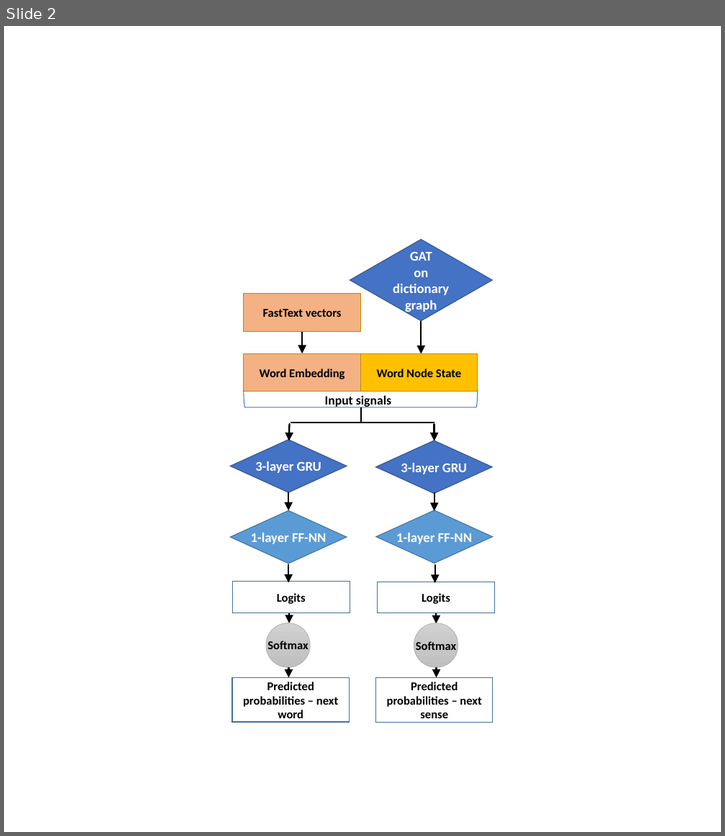
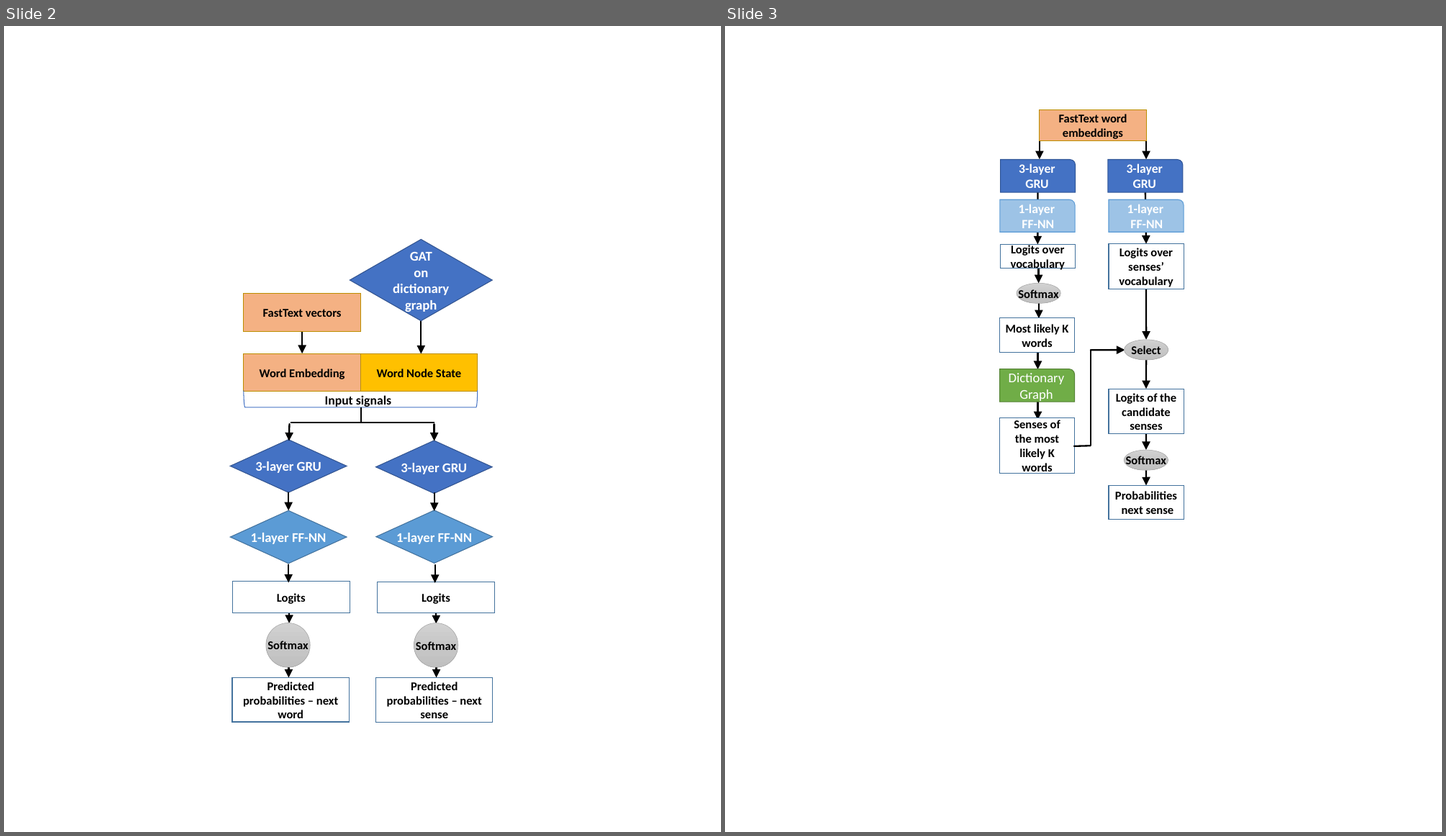
Before and after one commit to AndreaLK3/Multi-sense-LM, a slide deck: Media/SenseArchitecture.pptx. Shown side by side, each under a label of ours: slide 2 before the commit, slides 2 and 3 after it. The pictures are 725x836 and 1446x836 pixels, drawn with LibreOffice and Linux fonts; fonts in the diff are those of the drawing. Boxes give left, top, right and bottom in pixels: in the first picture for what was removed or moved away, otherwise in the second. Text is boxed around its words. In the diff, an @@ line names an element or a change of style, - is before the commit and + after.

```diff
--- a/Media/SenseArchitecture.pptx
+++ b/Media/SenseArchitecture.pptx
@@ slide 3 added at <box>725,26,1442,832</box>, background #FFFFFF @@
@@ rectangle added at <box>1039,110,1147,140</box>, fill #F4B183, outline #BD8E00 1 pt, 16 pt, text #000000, bold @@
+FastText word embeddings
@@ arrow added from (1040, 110) to (1040, 159), #000000 2.25 pt @@
@@ arrow added from (1146, 110) to (1146, 159), #000000 2.25 pt @@
@@ round rect added at <box>1001,159,1075,192</box>, fill #4472C4, outline #2F5597 1 pt, 17 pt, text #FFFFFF, bold @@
+3-layer
+GRU
@@ round rect added at <box>1108,159,1183,192</box>, fill #4472C4, outline #2F5597 1 pt, 17 pt, text #FFFFFF, bold @@
+3-layer
+GRU
@@ arrow added from (1038, 193) to (1037, 244), #000000 2.25 pt @@
@@ arrow added from (1145, 193) to (1146, 244), #000000 2.25 pt @@
@@ round rect added at <box>1000,200,1075,232</box>, fill #9DC3E6, outline #5B9BD5 1 pt, 17 pt, text #FFFFFF, bold @@
+1-layer
+FF-NN
@@ round rect added at <box>1109,200,1184,232</box>, fill #9DC3E6, outline #5B9BD5 1 pt, 17 pt, text #FFFFFF, bold @@
+1-layer
+FF-NN
@@ rectangle added at <box>1001,244,1075,269</box>, fill #FFFFFF, outline #43739E 1 pt, 16 pt, text #000000, bold @@
+Logits over vocabulary
@@ rectangle added at <box>1109,244,1184,289</box>, fill #FFFFFF, outline #43739E 1 pt, 16 pt, text #000000, bold @@
+Logits over senses’ vocabulary
@@ ellipse added at <box>1017,284,1061,304</box>, fill gradient #D2D2D2 to #C8C8C8 to #C0C0C0, outline #A5A5A5 0.5 pt, 16 pt, text #000000, bold @@
+Softmax
@@ arrow added from (1039, 265) to (1039, 284), #000000 2.25 pt @@
@@ arrow added from (1039, 301) to (1039, 318), #000000 2.25 pt @@
@@ arrow added from (1146, 289) to (1146, 340), #000000 2.25 pt @@
@@ rectangle added at <box>1000,318,1075,353</box>, fill #FFFFFF, outline #43739E 1 pt, 16 pt, text #000000, bold @@
+Most likely K words
@@ ellipse added at <box>1124,340,1169,361</box>, fill gradient #D2D2D2 to #C8C8C8 to #C0C0C0, outline #A5A5A5 0.5 pt, 16 pt, text #000000, bold @@
+Select
@@ round rect added at <box>1000,369,1075,402</box>, fill #70AD47, outline #548235 1 pt, 18 pt, text #FFFFFF @@
+Dictionary Graph
@@ arrow added from (1038, 352) to (1038, 369), #000000 2.25 pt @@
@@ arrow added from (1091, 351) to (1125, 351), #000000 2.25 pt @@
@@ line added from (1091, 446) to (1091, 351), #000000 2.25 pt @@
@@ arrow added from (1146, 360) to (1146, 389), #000000 2.25 pt @@
@@ rectangle added at <box>1109,389,1184,434</box>, fill #FFFFFF, outline #43739E 1 pt, 16 pt, text #000000, bold @@
+Logits of the candidate senses
@@ arrow added from (1038, 403) to (1038, 421), #000000 2.25 pt @@
@@ rectangle added at <box>1000,418,1075,474</box>, fill #FFFFFF, outline #43739E 1 pt, 16 pt, text #000000, bold @@
+Senses of the most likely K words
@@ arrow added from (1146, 434) to (1146, 451), #000000 2.25 pt @@
@@ line added from (1074, 446) to (1090, 446), #000000 2.25 pt @@
@@ ellipse added at <box>1124,451,1169,471</box>, fill gradient #D2D2D2 to #C8C8C8 to #C0C0C0, outline #A5A5A5 0.5 pt, 16 pt, text #000000, bold @@
+Softmax
@@ arrow added from (1146, 471) to (1146, 486), #000000 2.25 pt @@
@@ rectangle added at <box>1109,486,1184,521</box>, fill #FFFFFF, outline #43739E 1 pt, 16 pt, text #000000, bold @@
+Probabilities next sense
```
Also in this commit, not shown: 11 other files.
